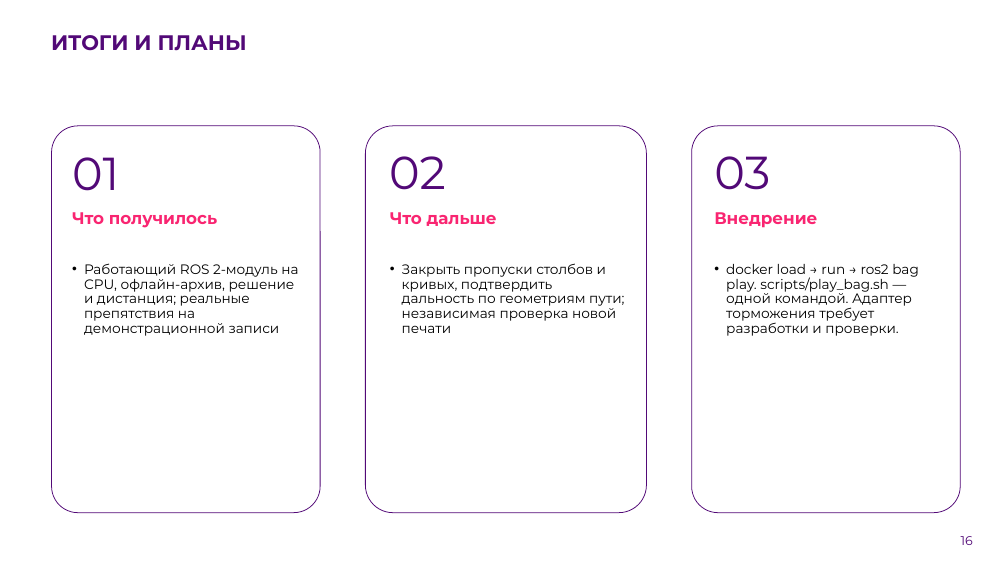
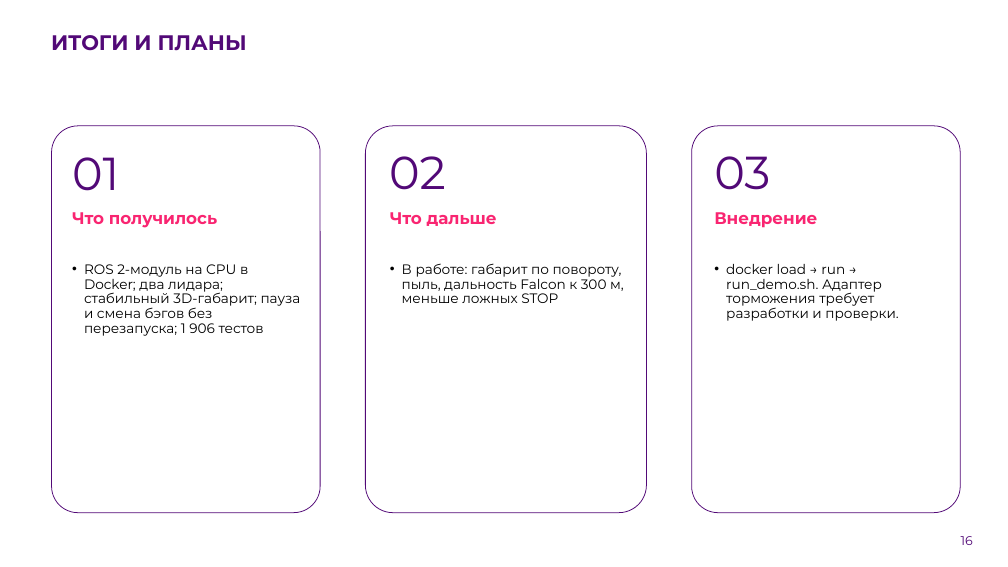
Before and after one commit to pmixay/ReSense, a slide deck: slide 16 of docs/presentation/ReSense_LCT2026.pptx. Drawn at 1008x567 pixels with LibreOffice and Linux fonts; fonts in the diff are those of the drawing; background and template pictures are left out. Boxes give left, top, right and bottom in pixels: in the first picture for what was removed or moved away, otherwise in the second. Text is boxed around its words. In the diff, an @@ line names an element or a change of style, - is before the commit and + after.

```diff
--- a/docs/presentation/ReSense_LCT2026.pptx
+++ b/docs/presentation/ReSense_LCT2026.pptx
@@ text at bbox=[84, 264, 301, 336]: text changed @@
-• Работающий ROS 2-модуль на CPU, офлайн-архив, решение и дистанция; реальные препятствия на демонстрационной записи
+• ROS 2-модуль на CPU в Docker; два лидара; стабильный 3D-габарит; пауза и смена бэгов без перезапуска; 1 906 тестов
@@ text at bbox=[402, 263, 624, 303]: text changed @@
-• Закрыть пропуски столбов и кривых, подтвердить дальность по геометриям пути; независимая проверка новой печати
+• В работе: габарит по повороту, пыль, дальность Falcon к 300 м, меньше ложных STOP
@@ text at bbox=[726, 264, 898, 321]: text changed @@
-• docker load → run → ros2 bag play. scripts/play_bag.sh — одной командой. Адаптер торможения требует разработки и проверки.
+• docker load → run → run_demo.sh. Адаптер торможения требует разработки и проверки.
```
Also in this commit, not shown: 9 other slides changed, 2 other files.
